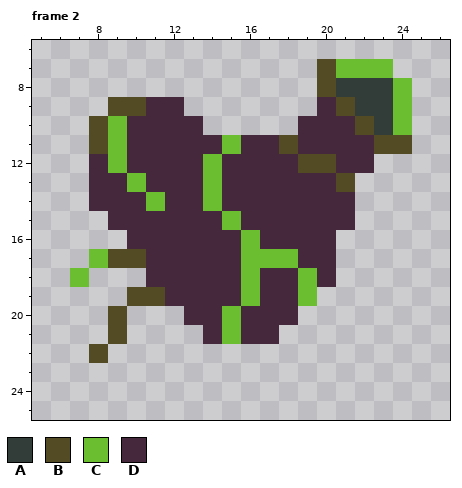
One commit to this pixel-art file: evilheart.aseprite. Above, as it was before the edit.
32x32 pixels, 7 frames. Shown: frame 2: x 5..26, y 6..25.
Visible layers, top first: "Layer 2", "Layer 1".
Palette (. is transparent): A #323c39  B #524b24  C #6abe30  D #45283c
Pixels before, frame 2, first column x 7:
 7 .............BCCC.
 8 .............BAAAC
 9 ..BBDD.......DBAAC
10 .BCDDDD.....DDDBAC
11 .BCDDDDDCDDBDDDDBB
12 .DCDDDDCDDDDBBDD..
13 .DDCDDDCDDDDDDB...
14 .DDDCDDCDDDDDDD...
15 ..DDDDDDCDDDDDD...
16 ...DDDDDDCDDDD....
17 .CBBDDDDDCCCDD....
18 C...DDDDDCDDCD....
19 ...BBDDDDCDDC.....
20 ..B...DDCDDD......
21 ..B....DCDD.......
22 .B................
After:
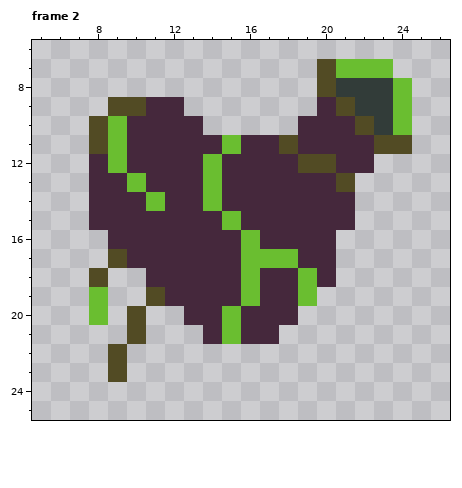
The edit:
Frame 2, layer "Layer 1":
Colour B now appears in row 18 at x 8; in rows 20 to 21 at x 10; in rows 22 to 23 at x 9.
Colour C now appears in rows 19 to 20 at x 8.
Colour D now appears in row 15 at x 8; in row 16 at x 9.
The author changed colour B to colour D in row 17 at x 10.
Colour B is removed in row 19 at x 10; in rows 20 to 21 at x 9; in row 22 at x 8.
Colour C is removed in row 17 at x 8; in row 18 at x 7.
